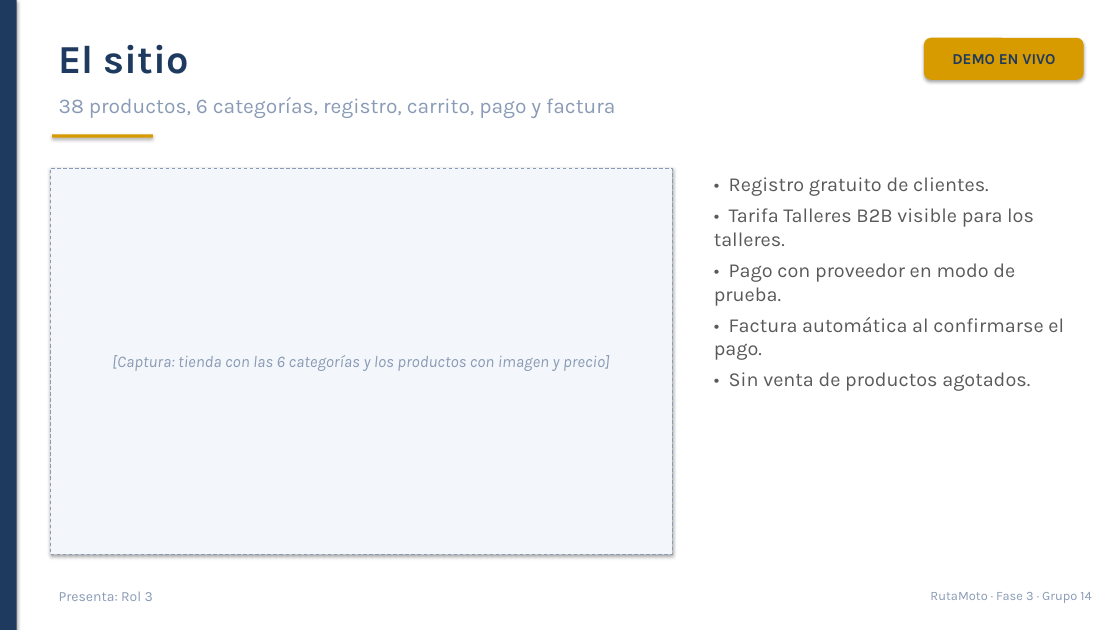
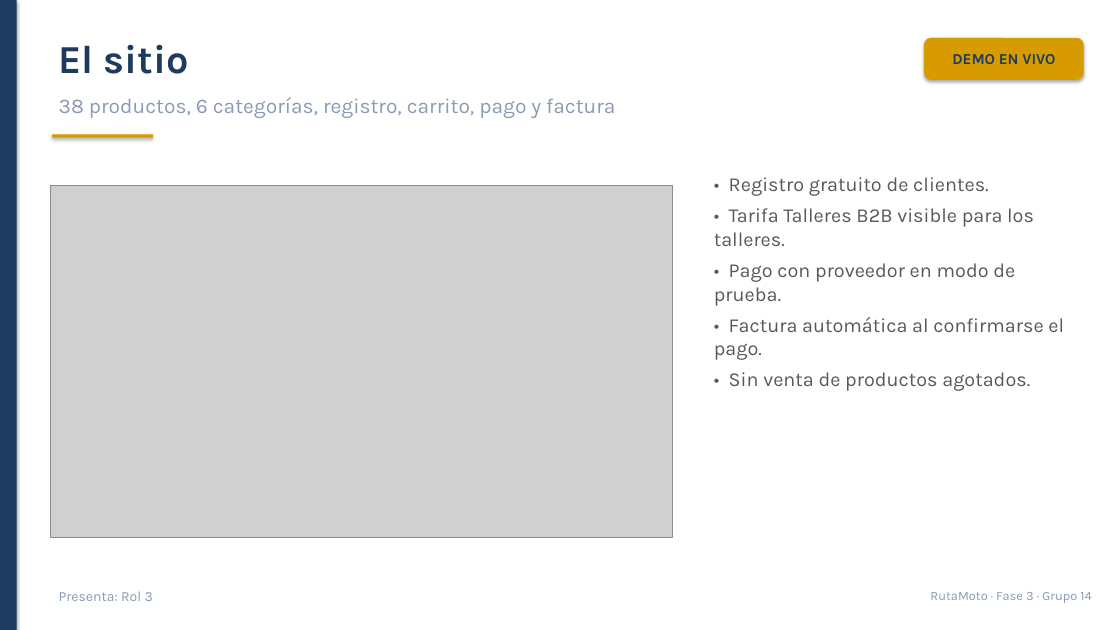
Before and after one commit to Santiago78op/SOG-G14-Proyecto, a slide deck: slide 4 of Entrega_Fase3_Grupo14/5_Presentacion/Presentacion_Fase3_Grupo14.pptx. Drawn at 1120x630 pixels with LibreOffice and Linux fonts; fonts in the diff are those of the drawing; grey boxes stand for pictures. Boxes give left, top, right and bottom in pixels: in the first picture for what was removed or moved away, otherwise in the second. Text is boxed around its words. In the diff, an @@ line names an element or a change of style, - is before the commit and + after.

```diff
--- a/Entrega_Fase3_Grupo14/5_Presentacion/Presentacion_Fase3_Grupo14.pptx
+++ b/Entrega_Fase3_Grupo14/5_Presentacion/Presentacion_Fase3_Grupo14.pptx
@@ rectangle removed at bbox=[50, 168, 672, 555] @@
-[Captura: tienda con las 6 categorías y los productos con imagen y precio]
@@ picture added at bbox=[50, 186, 672, 538] @@
```
Also in this commit, not shown: 8 other slides changed, 26 other files.
